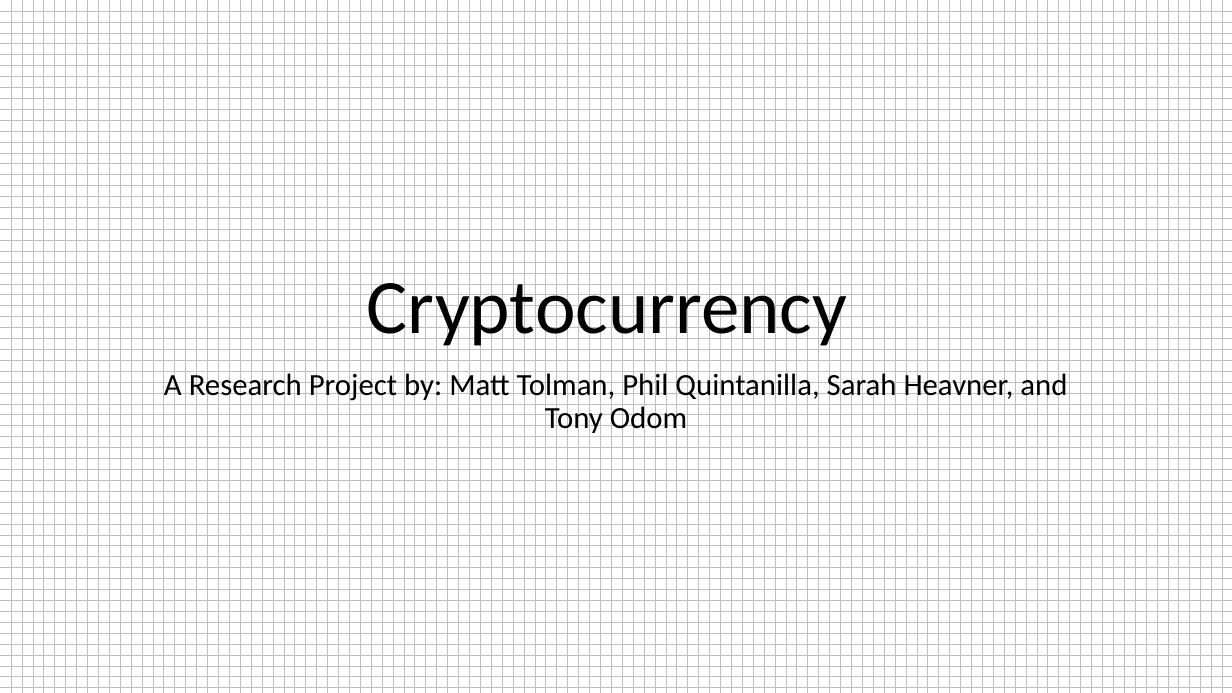
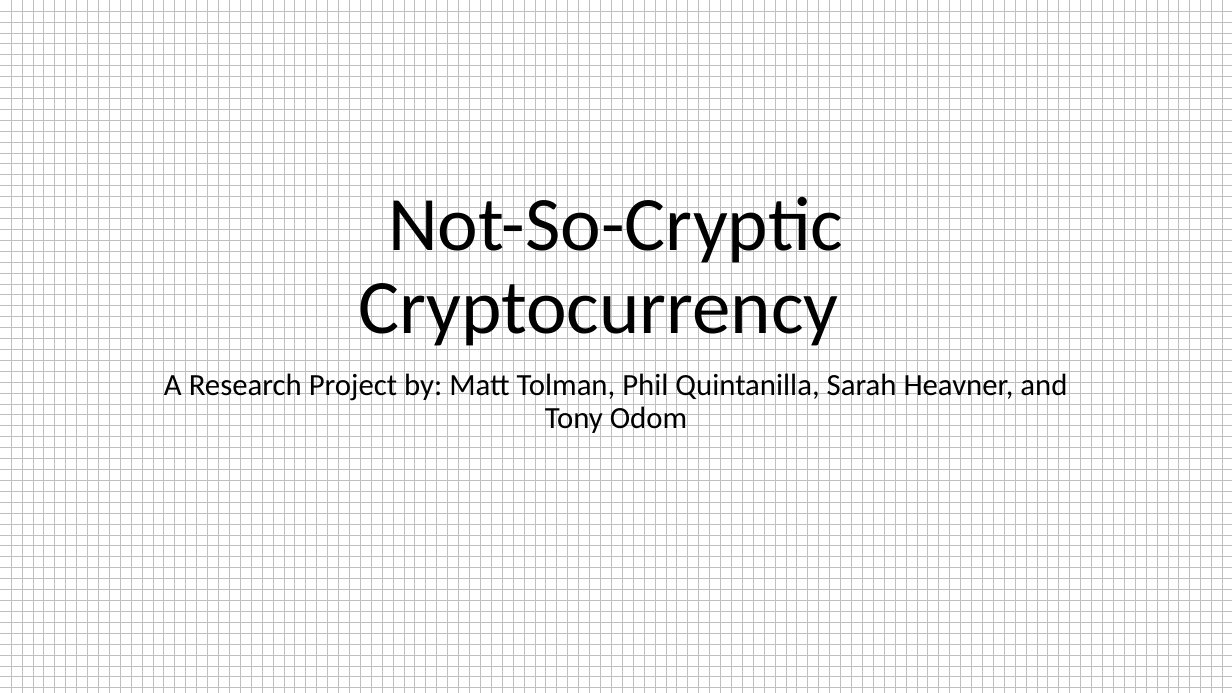
Before and after one commit to sarahheavner/Project1, a slide deck: slide 1 of Cryptocurrency_Presentation.pptx. Drawn at 1232x693 pixels with LibreOffice and Linux fonts; fonts in the diff are those of the drawing. Boxes give left, top, right and bottom in pixels: in the first picture for what was removed or moved away, otherwise in the second. Text is boxed around its words. In the diff, an @@ line names an element or a change of style, - is before the commit and + after.

```diff
--- a/Cryptocurrency_Presentation.pptx
+++ b/Cryptocurrency_Presentation.pptx
@@ title at (358,186,843,351): text changed @@
-Cryptocurrency
+Not-So-Cryptic Cryptocurrency
```
Also in this commit, not shown: 1 other slide changed, 1 other file.
